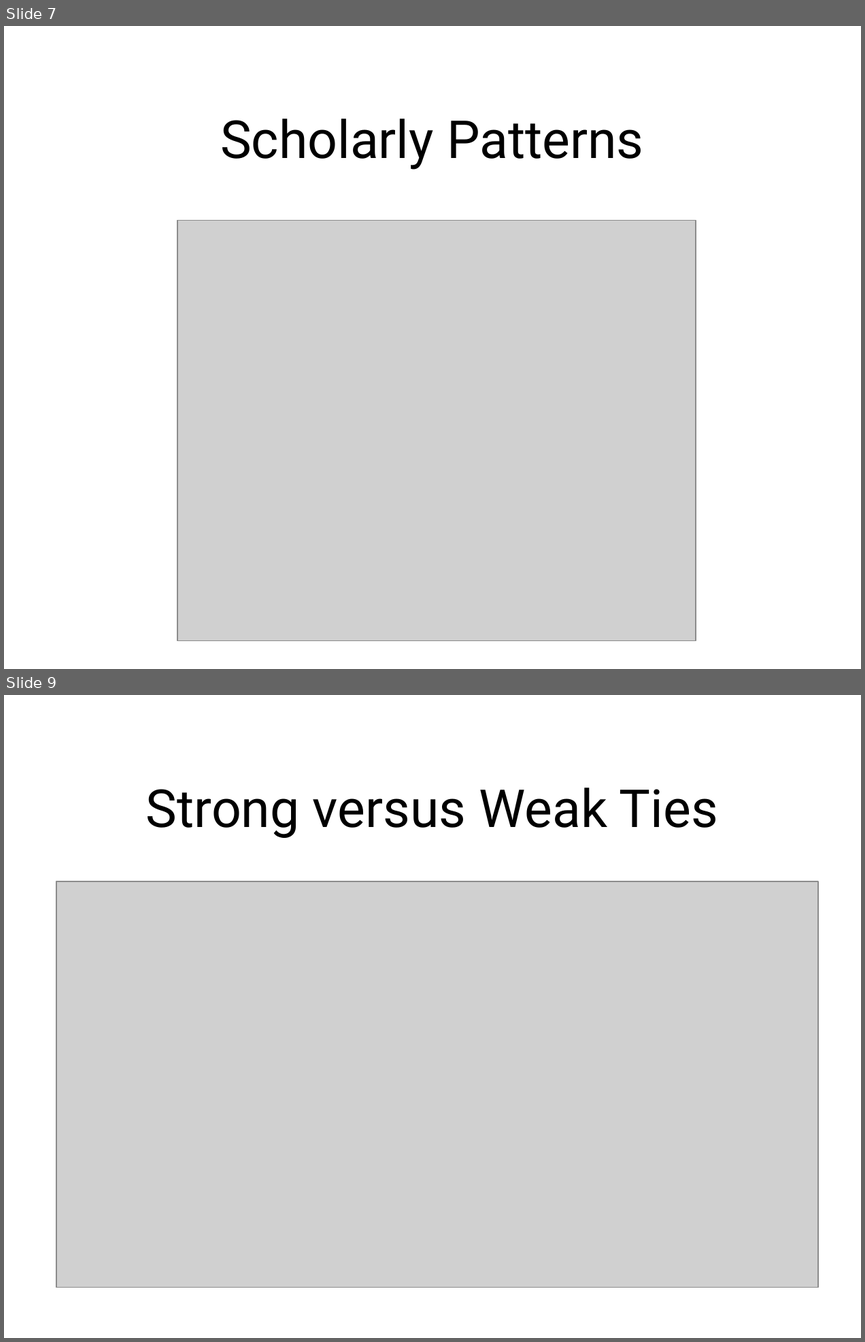
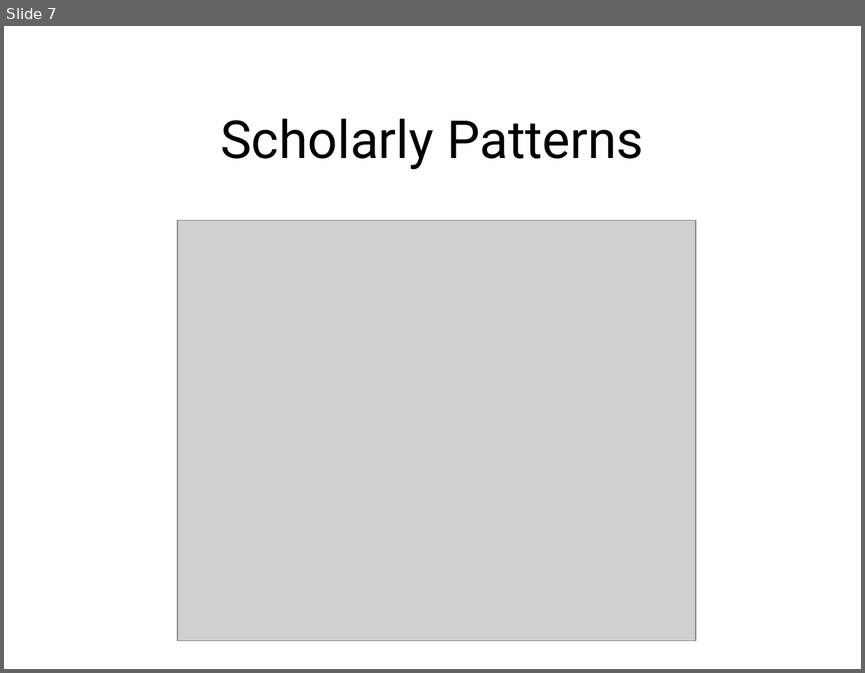
Before and after one commit to HeardLibrary/graphs-without-ontologies, a slide deck: vivo.pptx. Shown one above the other, each under a label of ours: slides 7 and 9 before the commit, slide 7 after it; the slides between them are not shown. The pictures are 865x1342 and 865x673 pixels, drawn with LibreOffice and Linux fonts; fonts in the diff are those of the drawing; grey boxes stand for pictures; background and template pictures are left out. Boxes give left, top, right and bottom in pixels: in the first picture for what was removed or moved away, otherwise in the second. Text is boxed around its words. In the diff, an @@ line names an element or a change of style, - is before the commit and + after.

```diff
--- a/vivo.pptx
+++ b/vivo.pptx
@@ slide 9 removed at <box>4,695,861,1338</box>, background picture (left out) @@
@@ title removed at <box>146,787,718,838</box> @@
-Strong versus Weak Ties
@@ picture removed at <box>56,882,818,1287</box> @@
```
Also in this commit, not shown: 1 slide changed, 5 slides added.
